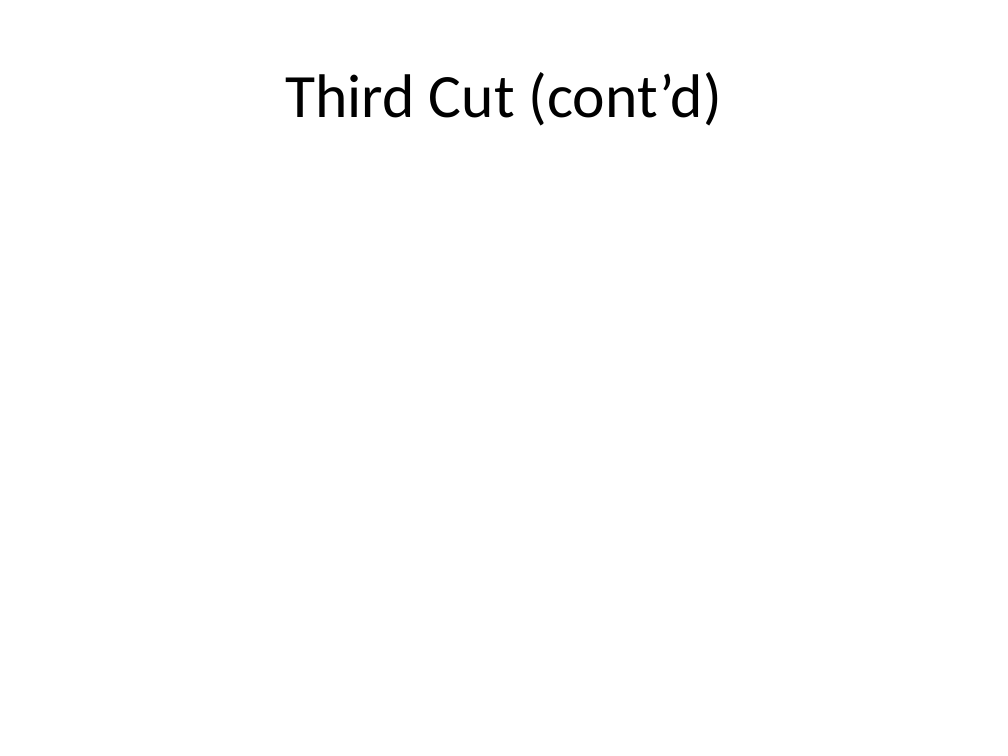
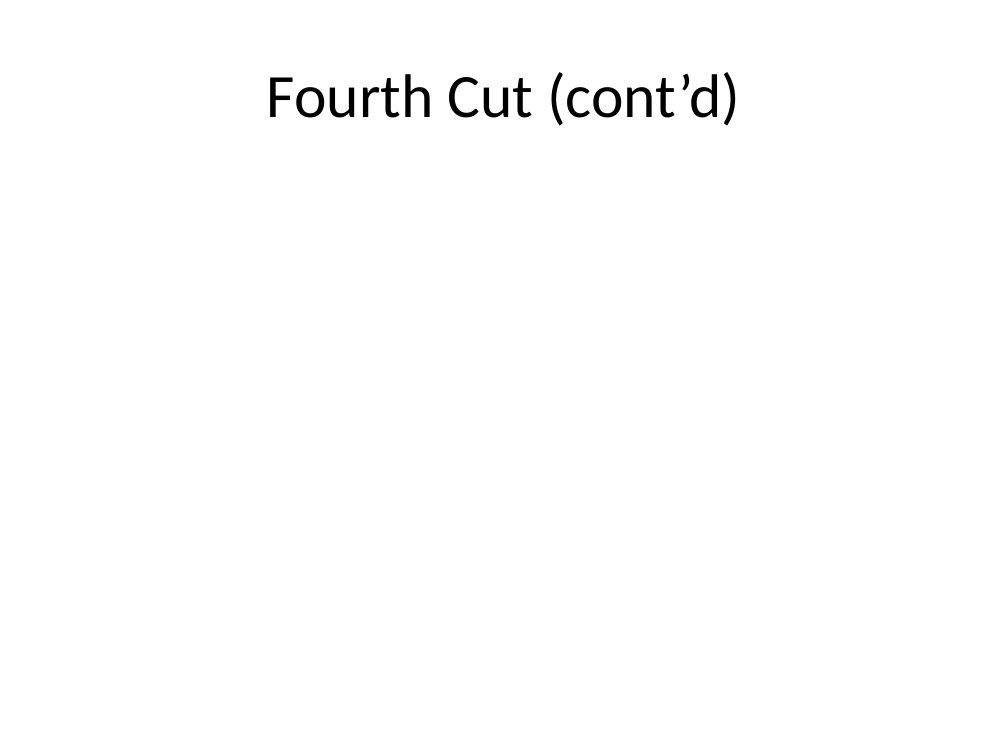
Before and after one commit to douggilliland/MultiComp, a slide deck: slide 18 of MultiComp (VHDL Template)/Components/SoundGen/Documentation/Sound Generator.pptx (slide 9 before the commit). Drawn at 1008x756 pixels with LibreOffice and Linux fonts; fonts in the diff are those of the drawing. Boxes give left, top, right and bottom in pixels: in the first picture for what was removed or moved away, otherwise in the second. Text is boxed around its words. In the diff, an @@ line names an element or a change of style, - is before the commit and + after.

```diff
--- a/MultiComp (VHDL Template)/Components/SoundGen/Documentation/Sound Generator.pptx
+++ b/MultiComp (VHDL Template)/Components/SoundGen/Documentation/Sound Generator.pptx
@@ title at (x1=267, y1=72, x2=740, y2=126): text changed @@
-Third Cut (cont’d)
+Fourth Cut (cont’d)
```
Also in this commit, not shown: 8 other slides changed, 9 slides added.
